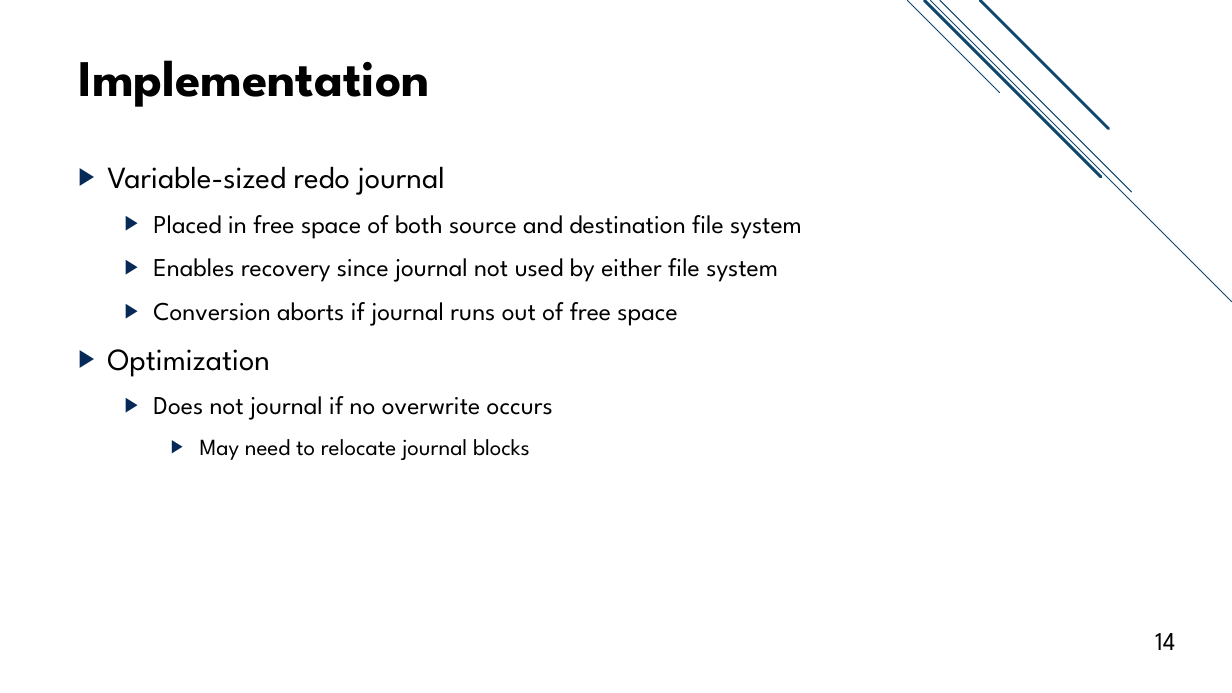
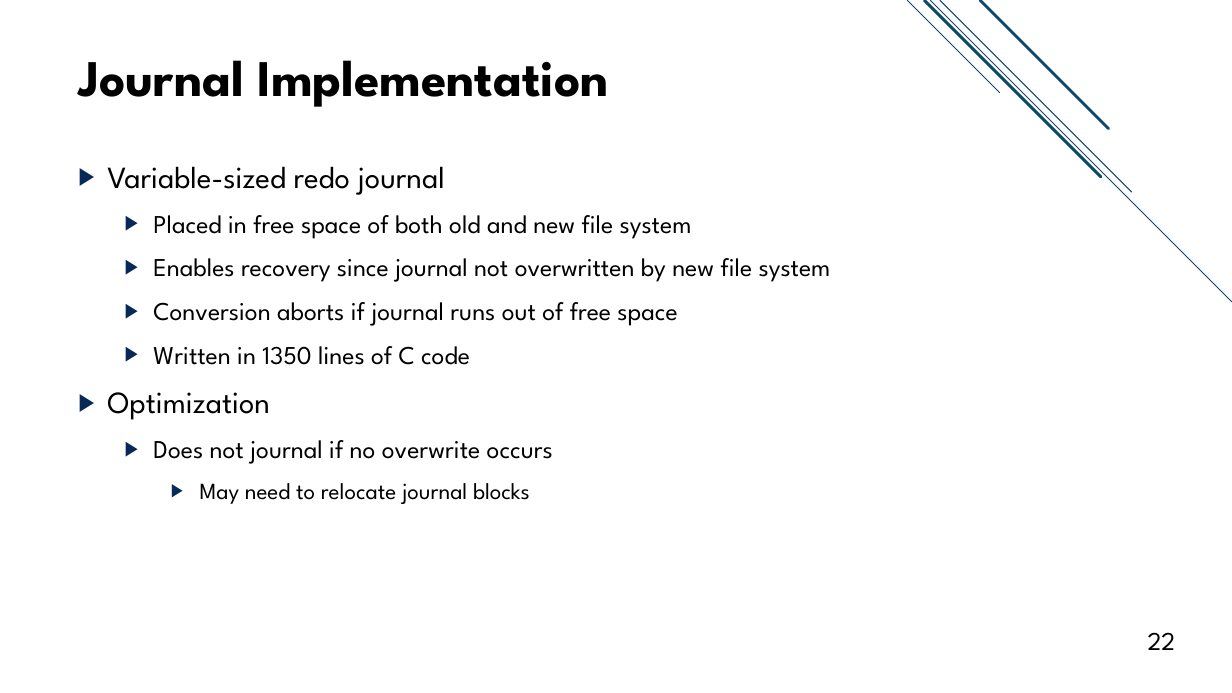
Before and after one commit to jacksun007/evfs-paper, a slide deck: slide 22 of slide/evfs_talk.pptx (slide 14 before the commit). Drawn at 1232x693 pixels with LibreOffice and Linux fonts; fonts in the diff are those of the drawing. Boxes give left, top, right and bottom in pixels: in the first picture for what was removed or moved away, otherwise in the second. Text is boxed around its words. In the diff, an @@ line names an element or a change of style, - is before the commit and + after.

```diff
--- a/slide/evfs_talk.pptx
+++ b/slide/evfs_talk.pptx
@@ title at (78,60,609,107): text changed @@
-Implementation
+Journal Implementation
@@ text at (153,215,831,282): text changed @@
-  ▶ Placed in free space of both source and destination file system
-  ▶ Enables recovery since journal not used by either file system
+  ▶ Placed in free space of both old and new file system
+  ▶ Enables recovery since journal not overwritten by new file system
@@ text at (153,346,470,365): paragraph added @@
+  ▶ Written in 1350 lines of C code
@@ page number at (1148,632,1176,650): text changed @@
-14
+22
```
Also in this commit, not shown: 10 other slides changed, 16 slides added, 2 slides removed.
